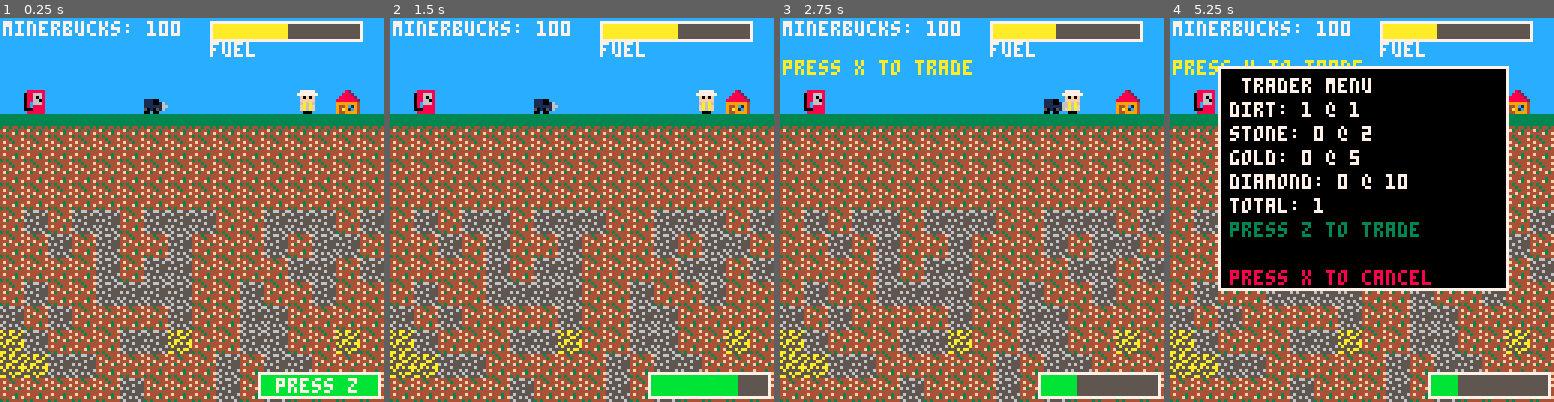
Above: before the commit, frames 1-4 (left to right).
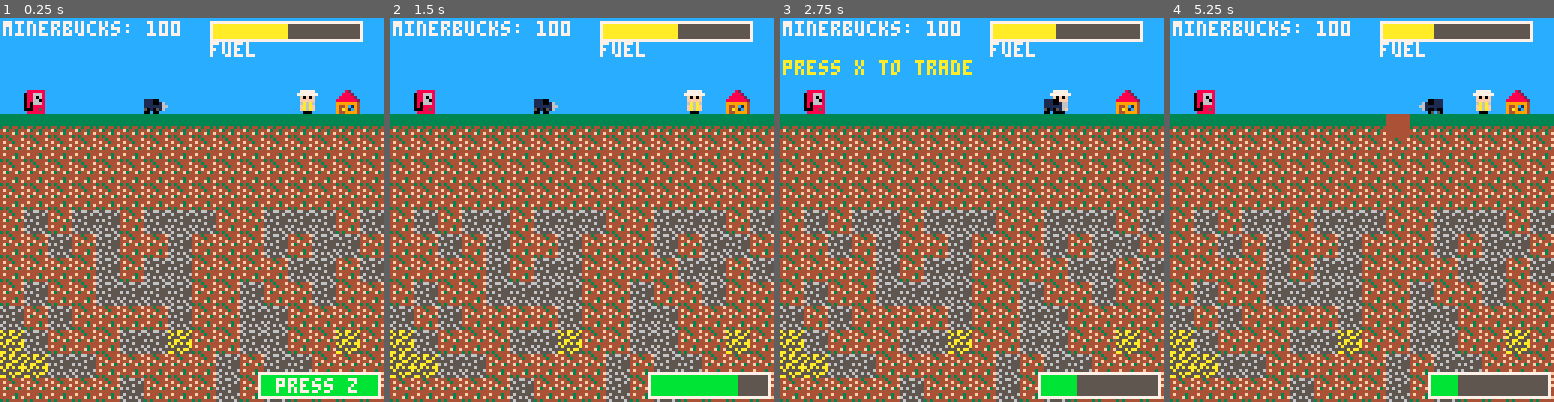
Above: after the commit, the same moments.

Repository: grantsweeney02/Miner
Game: PICO-8 cartridge miner.p8
The game is run twice, just before and just after one commit, with the same random seed, the same clock (stepped at 60 frames per second) and the same inputs.
Inputs:
- Up to frame 1 (0.25 s): no input
- Up to frame 2 (1.5 s): tap X (X key) at 0.33, 1.07 s; tap O (Z key) at 0.7 s
- Up to frame 3 (2.75 s): hold Right 1.6-2.1 s; tap O (Z key) at 1.7, 2.1, 2.5 s; tap X (X key) at 1.85 s; hold Up 2.15-2.42 s; hold Right from 2.47 s (still down)
- Up to frame 4 (5.25 s): tap O (Z key) every 0.4 s from 2.9 to 4.9 s; tap X (X key) at 2.97, 4.08, 5.2 s; release Right at 3.03 s; hold Left 3.08-3.58 s; hold Down 3.63-3.97 s; hold Right 4.02-4.68 s; hold Up 4.73-5.03 s; hold Left from 5.08 s (still down)

The runs differ from the first frame. In frame 1, less than 0.1% of the frame differs, in the area x 7-11%, y 21-25%; in frame 2, 0.4%; in frame 3, 0.3%; in frame 4, 45%, in the area x 0-89%, y 1-72%.

Commit message:
Updated blocks to show the dirt as they break

Diff:
--- a/miner.p8
+++ b/miner.p8
@@ -152,7 +152,7 @@
     if miner.interacting_with_trader then return end
     trader.move_timer -= 1
     if trader.move_timer <= 0 then
-        if rnd() < 0.15 then trader.direction = -trader.direction end
+        if rnd() < 0.05 then trader.direction = -trader.direction end
         local left_bound = 2 * GRID_SIZE
         local right_bound = (MAP_WIDTH - 3) * GRID_SIZE
         local new_x = trader.x + trader.direction * trader.speed
@@ -532,22 +532,22 @@
 00000000fff100011000166ff661000110001ffffffffffffffffffffffff66666ffffffffff88888888ffff0000000000000000000000000000000000000000
 00000000fff10501105016ffff61050110501fffffffffffffffffffffffff666fffffffffff88888888ffff0000000000000000000000000000000000000000
 00000000ffff000ff000ffffffff000ff000fffffffffffffffffffffffffff6ffffffffff555555555555ff0000000000000000000000000000000000000000
-00000000ddddddddddddddddd888888d33333333343343434443444f4443444fc55cc55cc55cc55cc55cc55cc55cc55c00000000000000000000000000000000
-00000000dddddddddddddddd0886668d33333333333343344f443444444444445c5c55c55c5c55c55c5555c5555555c500000000000000000000000000000000
-00000000dddddddddddddddd0886068d3333333334343343444f444f43444444c555cc55c555cc55c5555c555555555500000000000000000000000000000000
-00000000111155dddd5511110886608d3333333343443f334f344f3444444f3455cc555c555c555c555c555c555c555500000000000000000000000000000000
-000000001111556dd655111108c6668d34434434444444444444444444444444c5c5c5ccc5c5c5c5c5c5c555c555c55500000000000000000000000000000000
-00000000111111666611111108c8888d4f344344444444444f44434444f444445c55555c5c55555c5c55555c5c55555c00000000000000000000000000000000
-000000000010016dd61001000008888d4444f34f444444444444f34f44444444555c5cc5555c5c55555c5c555555555500000000000000000000000000000000
-0000000000d00dddddd00d00d888888d343444443444f4443434444434444344cc55c555cc5555555c5555555c555c5500000000000000000000000000000000
-00000000dddd6dddd01110ddd77777dd655665566556555665555555a55aa55aa555a55aa555555a05050020ddd82ddd00000000000000000000000000000000
-00000000ddd666ddd01110dd7777777d5655556555555565555555655a5a55a5555a5555555a555502005000dd8882dd00000000000000000000000000000000
-00000000dd15551ddd111ddddf0f0fdd555565555555655555555555a555aa5555555a5555555a5550020050d888882d00000000000000000000000000000000
-00000000dd05550dd01110dddfffffdd65655555655555556555555555aa555a55a5555a55a55555200000208888888200000000000000000000000000000000
-00000000dd01110dd05550ddd6a6a6dd555565555555655555555565a5a5a5aaa55555a555555555000200009999999400000000000000000000000000000000
-00000000ddd111ddd15551dddfa6afdd5655555656555556565555555a55555a5a55555a5a55555a020005009449c19400000000000000000000000000000000
-00000000dd01110ddd666ddddfa6afdd655656555556565555555555555a5aa5555a5a55555a5a550050000294a91c9400000000000000000000000000000000
-00000000dd01110dddd6dddddd000ddd565555655555555555555555aa55a5555a55555555555555250020509449999400000000000000000000000000000000
+00000000ddddddddddddddddd888888d333333333333d3334443444f44dd444dc55cc55cc55cd55cc55cd55cc55cd5dc00000000000000000000000000000000
+00000000dddddddddddddddd0886668d333333333d3d33d34f4434444f443d445c5c55c55d5c55c55d5d55cd5d5d55dd00000000000000000000000000000000
+00000000dddddddddddddddd0886068d3333333333d3d333444f444fd44f44dfc555cc55c555cc55d555cd55d555dd5500000000000000000000000000000000
+00000000111155dddd5511110886608d33333333d33333d34f344f344f34df3455cc555c55dc555c55dc555c55dd55dd00000000000000000000000000000000
+000000001111556dd65511110806668d34434434344344d44444444444d44444c5c5c5ccc5c5c5cdc5c5d5cdcdc5d5cd00000000000000000000000000000000
+0000000011111166661111110808888d4f3443444d3d43444f4443444f44434d5c55555c5c555d5c5d5d5d5c5d5d5d5d00000000000000000000000000000000
+000000000010016dd61001000008858d4444f34f4d44f34f4444f34fd444fd4f555c5cc55d5c5cc55d5c5ccd5d5c5dcd00000000000000000000000000000000
+0000000000d00dddddd00d00d888888d34344444343d4d443434444434d4444dcc55c555cc55d555cc55d5d5dcd5d5d500000000000000000000000000000000
+00000000dddd6dddd01110ddd77777dd6556655665566556d55d655da55aa55aa55da55aad5dad5a05050020ddd82ddd00000000000000000000000000000000
+00000000ddd666ddd01110dd7777777d565555655d5555d5dd5555d55a5a55a5da5a55a5da5d55d502005000dd8882dd00000000000000000000000000000000
+00000000dd15551ddd111ddddf0f0fdd555565555555d55555d5d55da555aa55a555aa55d555dd5550020050d888882d00000000000000000000000000000000
+00000000dd05550dd01110dddfffffdd65655555656555d5656555d555aa555a55da55da55da55da200000208888888200000000000000000000000000000000
+00000000dd01110dd05550ddd6a6a6dd5555655555d5655555d5d555a5a5a5aaa5a5a5ada5a5d5ad000200009999999400000000000000000000000000000000
+00000000ddd111ddd15551dddfa6afdd565555565655555656d555d65a55555a5a555d5a5d5d5d5a020005009449c19400000000000000000000000000000000
+00000000dd01110ddd666ddddfa6afdd65565655d5565655d55d5d55555a5aa5d55d5aa5d55d5ad50050000294a91c9400000000000000000000000000000000
+00000000dd01110dddd6dddddd000ddd565555655655d5655655d565aa55a555ad55ad55ad55ad5d250020509449999400000000000000000000000000000000
 dddddddddddddddd00000000dddddddddddddddddddddddddddddddd000000000000000000000000000000000000000000000000000000000000000000000000
 dddddddddddddddd00000000dddddddddddddddddddddddddddddddd000000000000000000000000000000000000000000000000000000000000000000000000
 dddddddddddddddd00000000dddddddddddddddddddddddddddddddd000000000000000000000000000000000000000000000000000000000000000000000000
